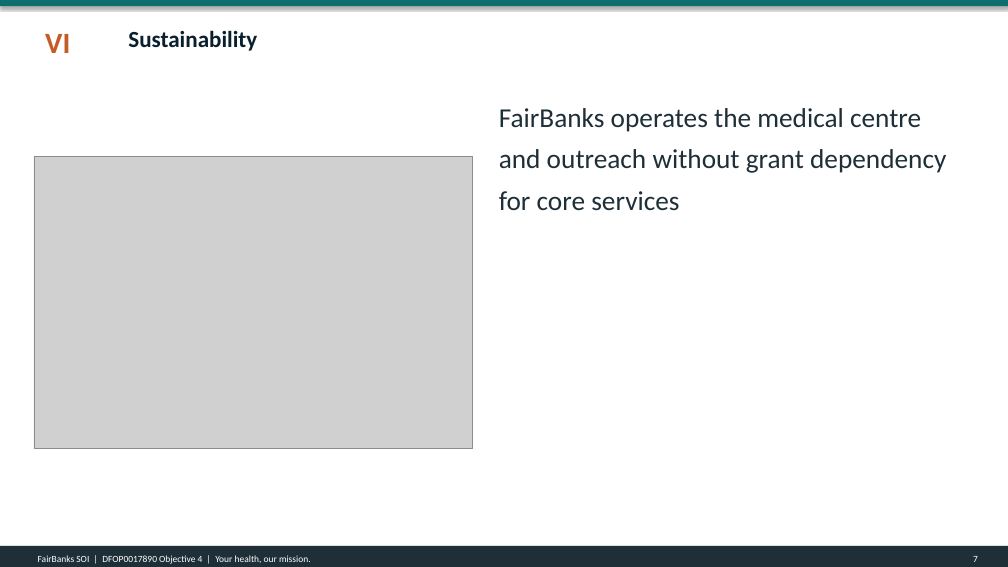
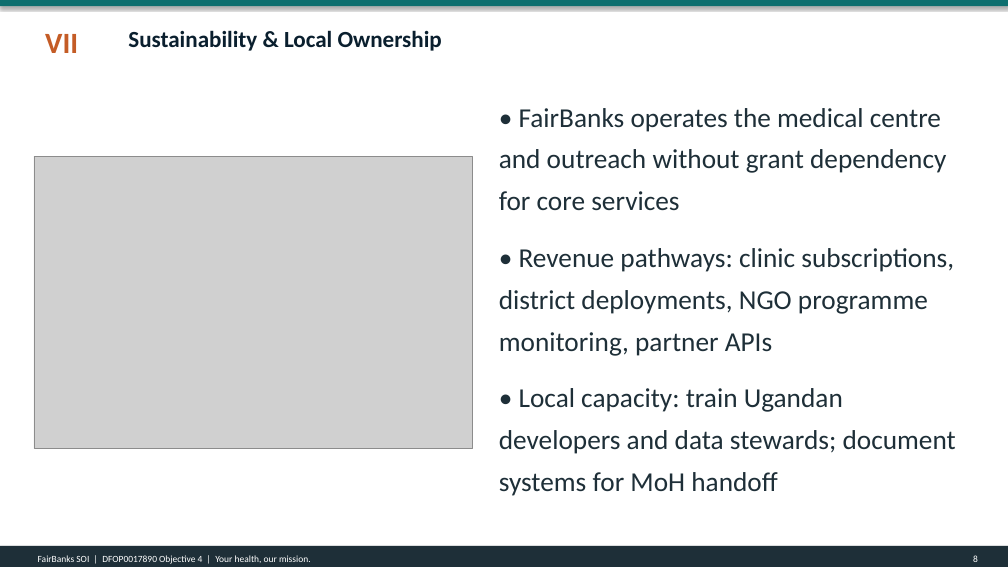
Before and after one commit to WASSWA2624/fairbanks, a slide deck: slide 8 of applications/dos-uganda/documents/dos-uganda_ppt.pptx (slide 7 before the commit). Drawn at 1008x567 pixels with LibreOffice and Linux fonts; fonts in the diff are those of the drawing; grey boxes stand for pictures. Boxes give left, top, right and bottom in pixels: in the first picture for what was removed or moved away, otherwise in the second. Text is boxed around its words. In the diff, an @@ line names an element or a change of style, - is before the commit and + after.

```diff
--- a/applications/dos-uganda/documents/dos-uganda_ppt.pptx
+++ b/applications/dos-uganda/documents/dos-uganda_ppt.pptx
@@ text at <box>45,34,78,53</box>: text changed @@
-VI
+VII
@@ text at <box>128,30,442,51</box>: text changed @@
-Sustainability
+Sustainability & Local Ownership
@@ text at <box>499,108,956,496</box>: text changed @@
-FairBanks operates the medical centre and outreach without grant dependency for core services
+• FairBanks operates the medical centre and outreach without grant dependency for core services
+• Revenue pathways: clinic subscriptions, district deployments, NGO programme monitoring, partner APIs
+• Local capacity: train Ugandan developers and data stewards; document systems for MoH handoff
```
Also in this commit, not shown: 4 other slides changed, 2 slides added, 57 other files.
